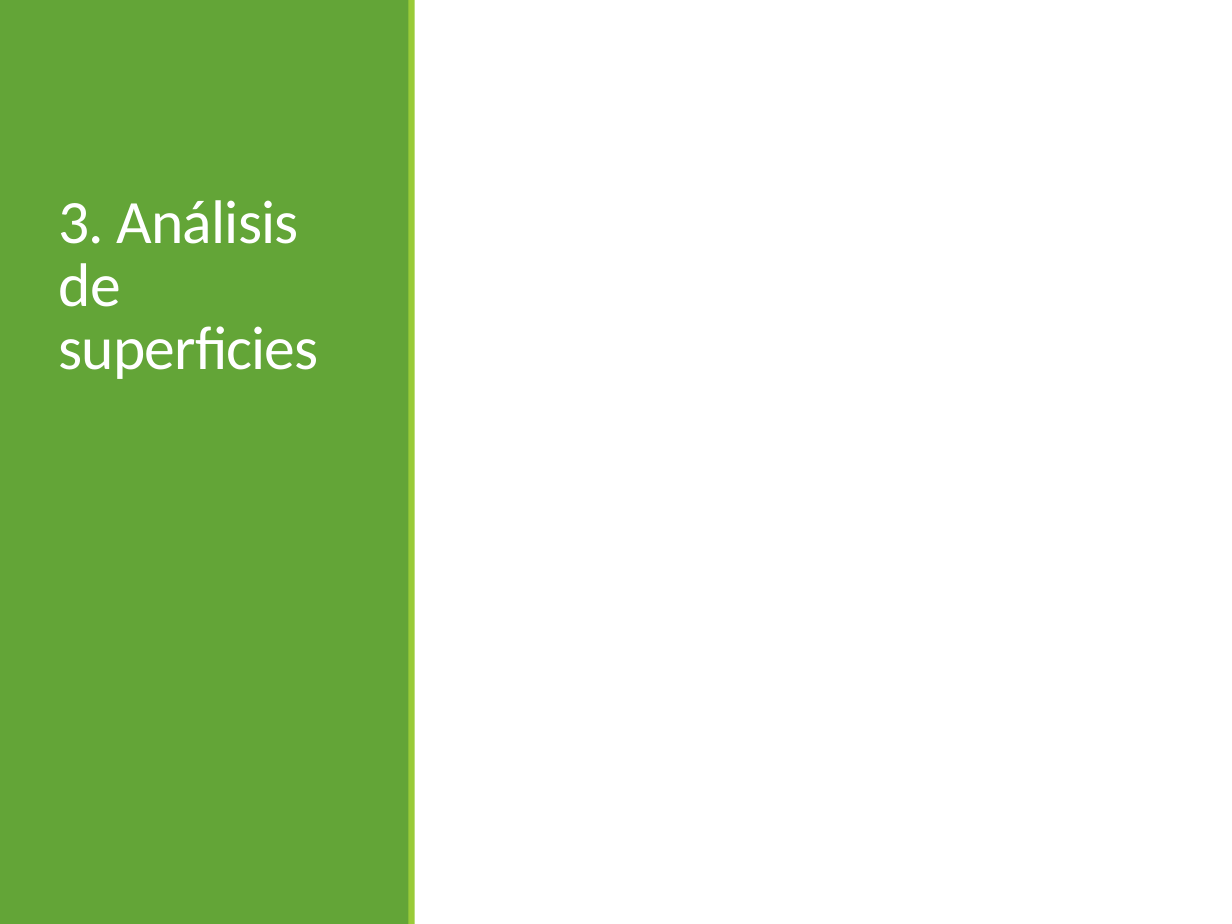
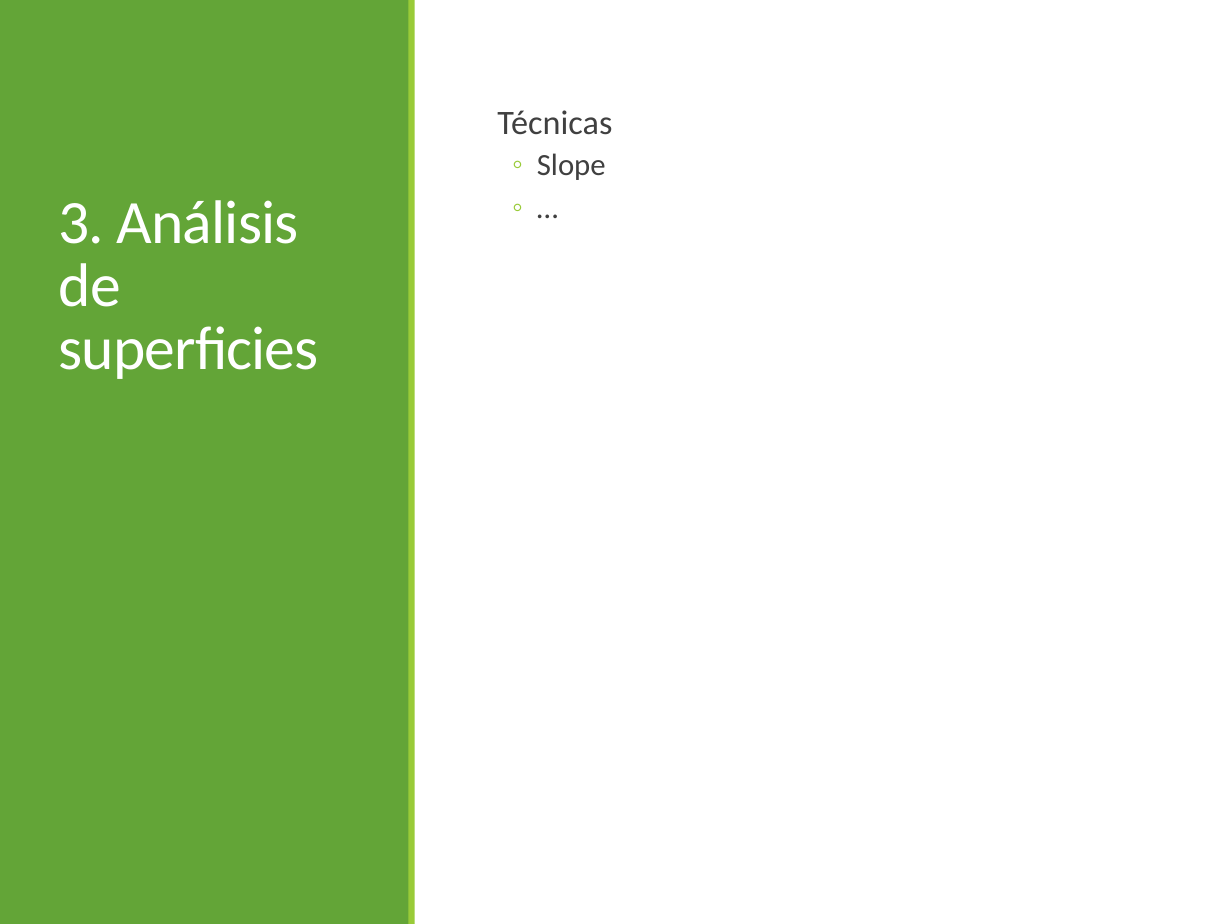
Before and after one commit to alonso-bh/SIG, a slide deck: slide 19 of T5/Tema 5.pptx (slide 18 before the commit). Drawn at 1232x924 pixels with LibreOffice and Linux fonts; fonts in the diff are those of the drawing. Boxes give left, top, right and bottom in pixels: in the first picture for what was removed or moved away, otherwise in the second. Text is boxed around its words. In the diff, an @@ line names an element or a change of style, - is before the commit and + after.

```diff
--- a/T5/Tema 5.pptx
+++ b/T5/Tema 5.pptx
@@ text added at <box>497,110,612,180</box>, 20 pt, text #404040 @@
+  Técnicas
+  ◦ Slope
+  ◦ …
```
Also in this commit, not shown: 6 other slides changed, 21 slides added, 36 other files.
